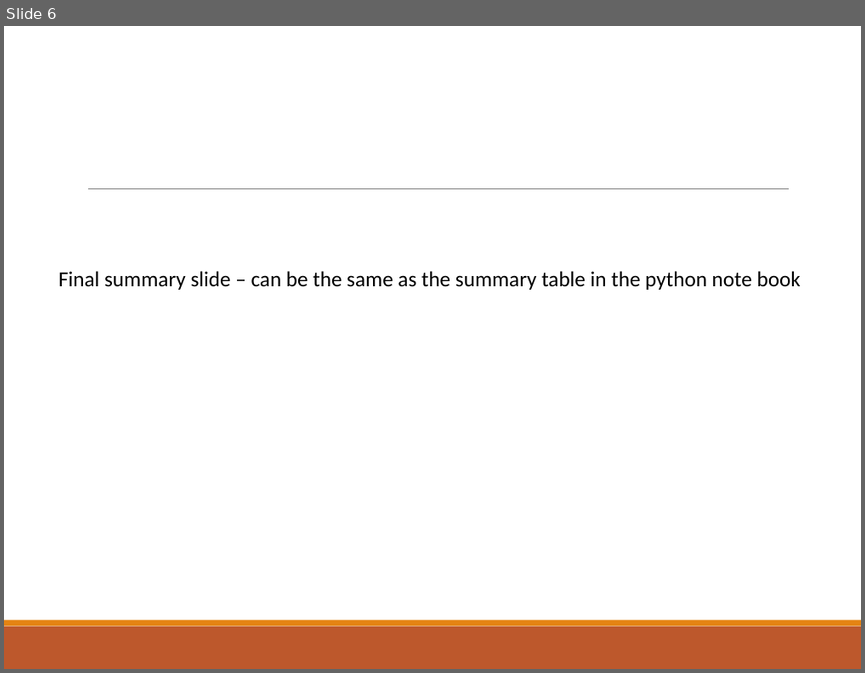
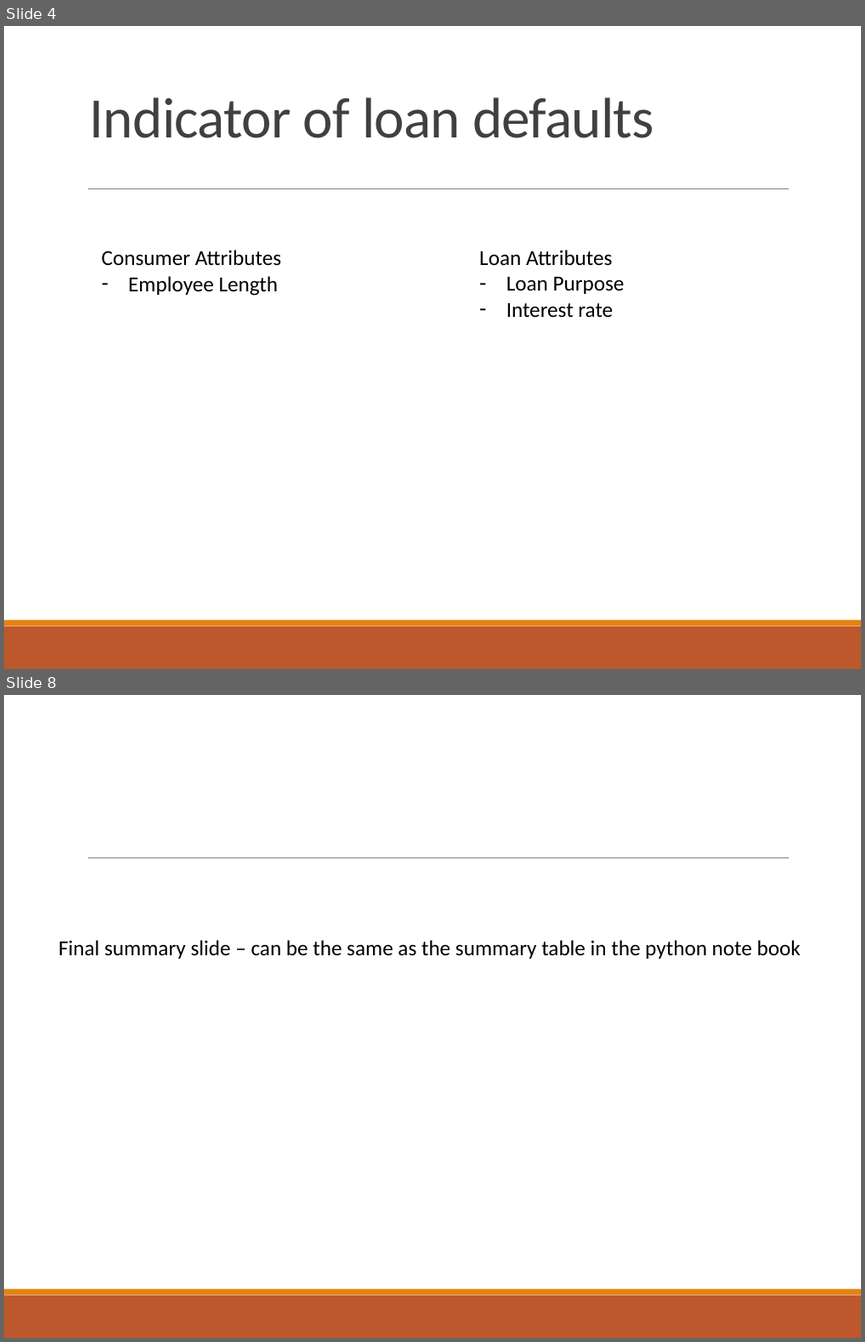
Before and after one commit to udaykadavi/LendingClubCaseStudy, a slide deck: Lending Club Case Study.pptx. Shown one above the other, each under a label of ours: slide 6 before the commit, slides 4 and 8 after it; the slides between them are not shown. The pictures are 865x673 and 865x1342 pixels, drawn with LibreOffice and Linux fonts; fonts in the diff are those of the drawing. Boxes give left, top, right and bottom in pixels: in the first picture for what was removed or moved away, otherwise in the second. Text is boxed around its words. In the diff, an @@ line names an element or a change of style, - is before the commit and + after.

```diff
--- a/Lending Club Case Study.pptx
+++ b/Lending Club Case Study.pptx
@@ slide 4 added at (4,26,861,669), background #FFFFFF; not listed: 3 template elements that a slide beside it also shows @@
@@ title added at (90,97,654,138), 48 pt, text #404040 @@
+Indicator of loan defaults
@@ text added at (102,250,281,295), 18 pt, text #000000 @@
+Consumer Attributes
+– Employee Length
@@ text added at (479,250,624,318), 18 pt, text #000000 @@
+Loan Attributes
+– Loan Purpose
+– Interest rate
@@ what was slide 6 is now slide 8 @@
```
Also in this commit, not shown: 4 slides changed, 2 other slides added, 1 slide removed, 2 other files.
